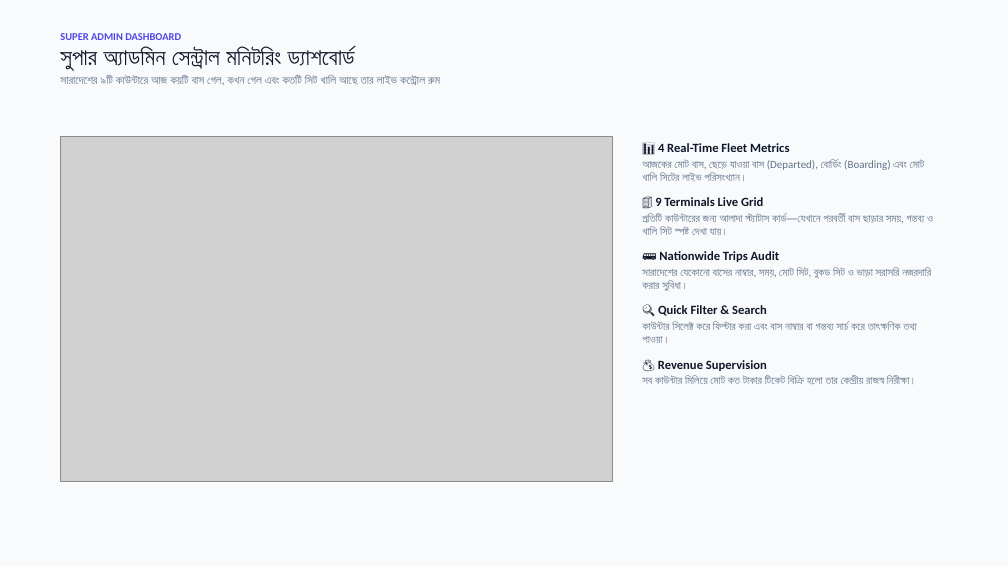
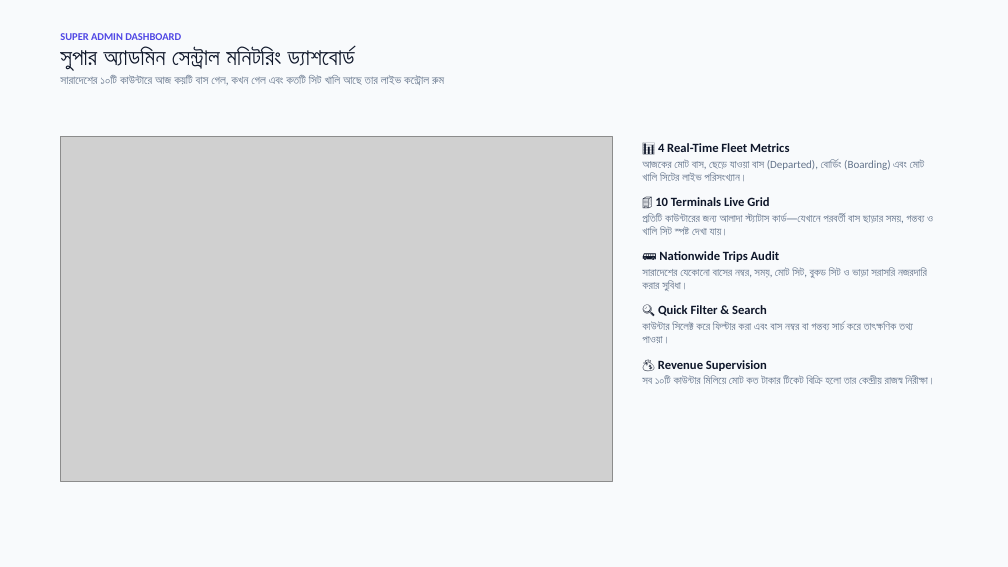
Before and after one commit to rayhanalshorif133/cental-bus-desk, a slide deck: slide 4 of Central_Bus_Management_System_Presentation.pptx. Drawn at 1008x567 pixels with LibreOffice and Linux fonts; fonts in the diff are those of the drawing; grey boxes stand for pictures. Boxes give left, top, right and bottom in pixels: in the first picture for what was removed or moved away, otherwise in the second. Text is boxed around its words. In the diff, an @@ line names an element or a change of style, - is before the commit and + after.

```diff
--- a/Central_Bus_Management_System_Presentation.pptx
+++ b/Central_Bus_Management_System_Presentation.pptx
@@ text at box(60, 75, 444, 85): text changed @@
-সারাদেশের ৯টি কাউন্টারে আজ কয়টি বাস গেল, কখন গেল এবং কতটি সিট খালি আছে তার লাইভ কন্ট্রোল রুম
+সারাদেশের ১০টি কাউন্টারে আজ কয়টি বাস গেল, কখন গেল এবং কতটি সিট খালি আছে তার লাইভ কন্ট্রোল রুম
@@ text at box(655, 197, 769, 206): text changed @@
-🏢 9 Terminals Live Grid
+🏢 10 Terminals Live Grid
@@ text at box(642, 267, 927, 291): text changed @@
-সারাদেশের যেকোনো বাসের নাম্বার, সময়, মোট সিট, বুকড সিট ও ভাড়া সরাসরি নজরদারি করার সুবিধা।
+সারাদেশের যেকোনো বাসের নম্বর, সময়, মোট সিট, বুকড সিট ও ভাড়া সরাসরি নজরদারি করার সুবিধা।
@@ text at box(642, 322, 913, 343): text changed @@
-কাউন্টার সিলেক্ট করে ফিল্টার করা এবং বাস নাম্বার বা গন্তব্য সার্চ করে তাৎক্ষণিক তথ্য পাওয়া।
+কাউন্টার সিলেক্ট করে ফিল্টার করা এবং বাস নম্বর বা গন্তব্য সার্চ করে তাৎক্ষণিক তথ্য পাওয়া।
@@ text at box(642, 376, 935, 384): text changed @@
-সব কাউন্টার মিলিয়ে মোট কত টাকার টিকেট বিক্রি হলো তার কেন্দ্রীয় রাজস্ব নিরীক্ষা।
+সব ১০টি কাউন্টার মিলিয়ে মোট কত টাকার টিকেট বিক্রি হলো তার কেন্দ্রীয় রাজস্ব নিরীক্ষা।
```
Also in this commit, not shown: 6 other slides changed, 2 slides added, 11 other files.
